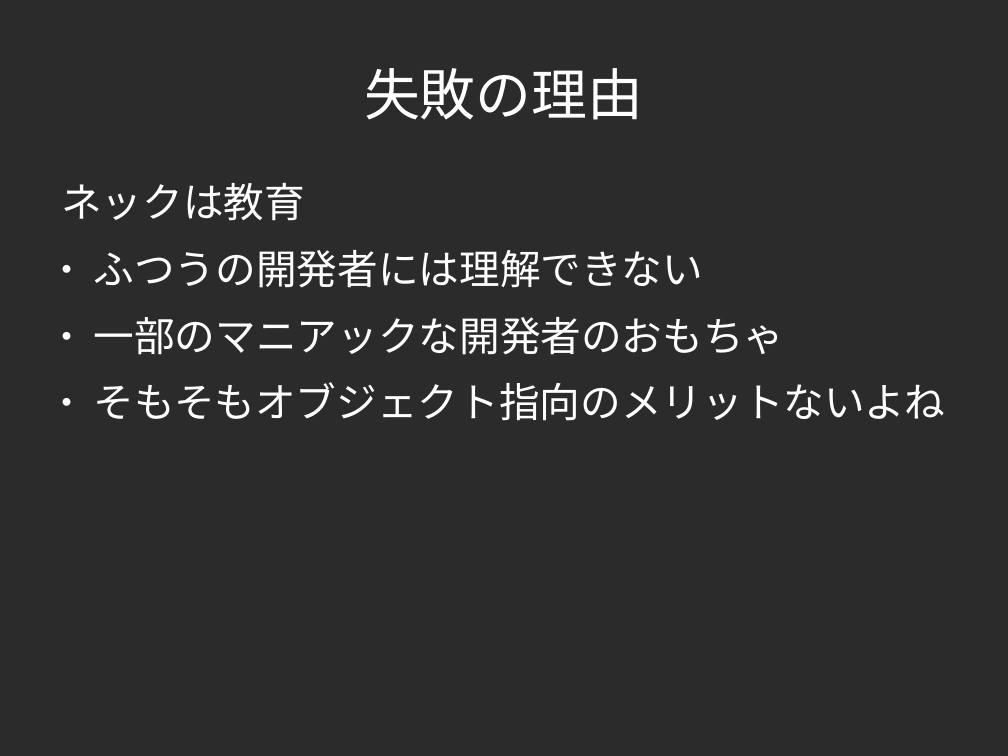
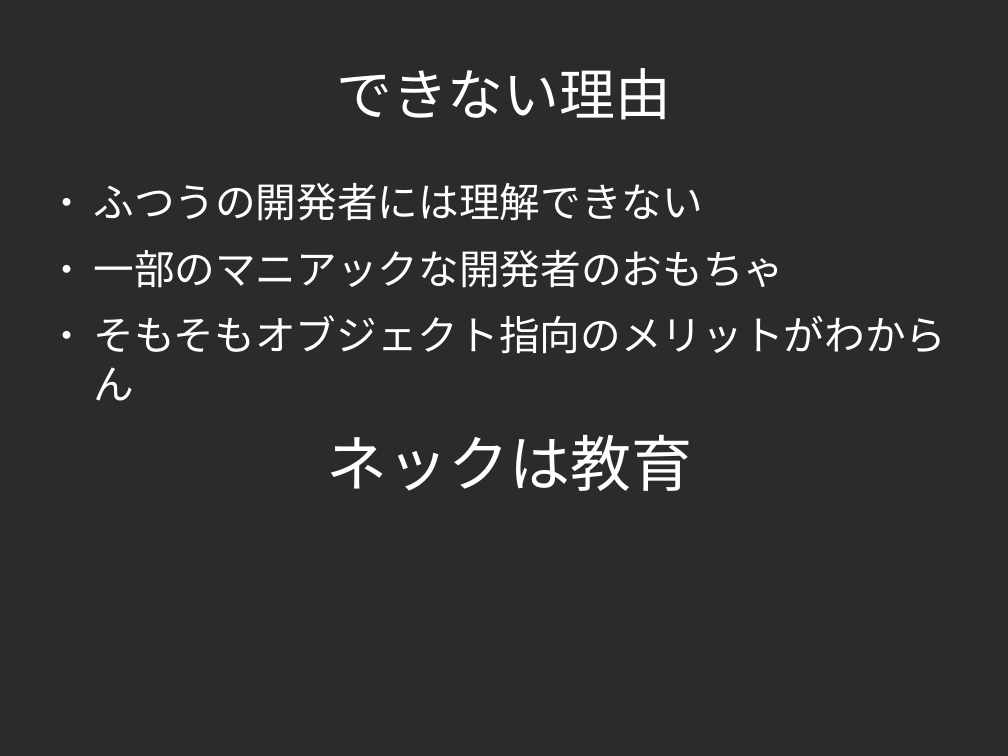
Before and after one commit to yojik/yojik-lib, a slide deck: slide 5 of 2009devsumi/oo_exercise/doc/devsum.odp (slide 3 before the commit). Drawn at 1008x756 pixels with LibreOffice and Linux fonts; fonts in the diff are those of the drawing; background and template pictures are left out; a plain dark background stands for a picture behind light text. Boxes give left, top, right and bottom in pixels: in the first picture for what was removed or moved away, otherwise in the second. Text is boxed around its words. In the diff, an @@ line names an element or a change of style, - is before the commit and + after.

```diff
--- a/2009devsumi/oo_exercise/doc/devsum.odp
+++ b/2009devsumi/oo_exercise/doc/devsum.odp
@@ title at [336,68,671,120]: text changed; font Roboto to Calibri @@
-失敗の理由
+できない理由
@@ text at [61,183,305,221]: paragraph removed @@
-ネックは教育
@@ text at [93,183,784,288]: font Roboto to Lato in "ふつうの開発者には理解できない", "一部のマニアックな開発者のおもちゃ" @@
@@ text at [93,315,946,491]: text changed; font Roboto to Lato @@
-● そもそもオブジェクト指向のメリットないよね
+● そもそもオブジェクト指向のメリットがわからん
+ネックは教育
```
Also in this commit, not shown: 18 other slides changed, 15 slides added, 2 slides removed, 1 other file.
